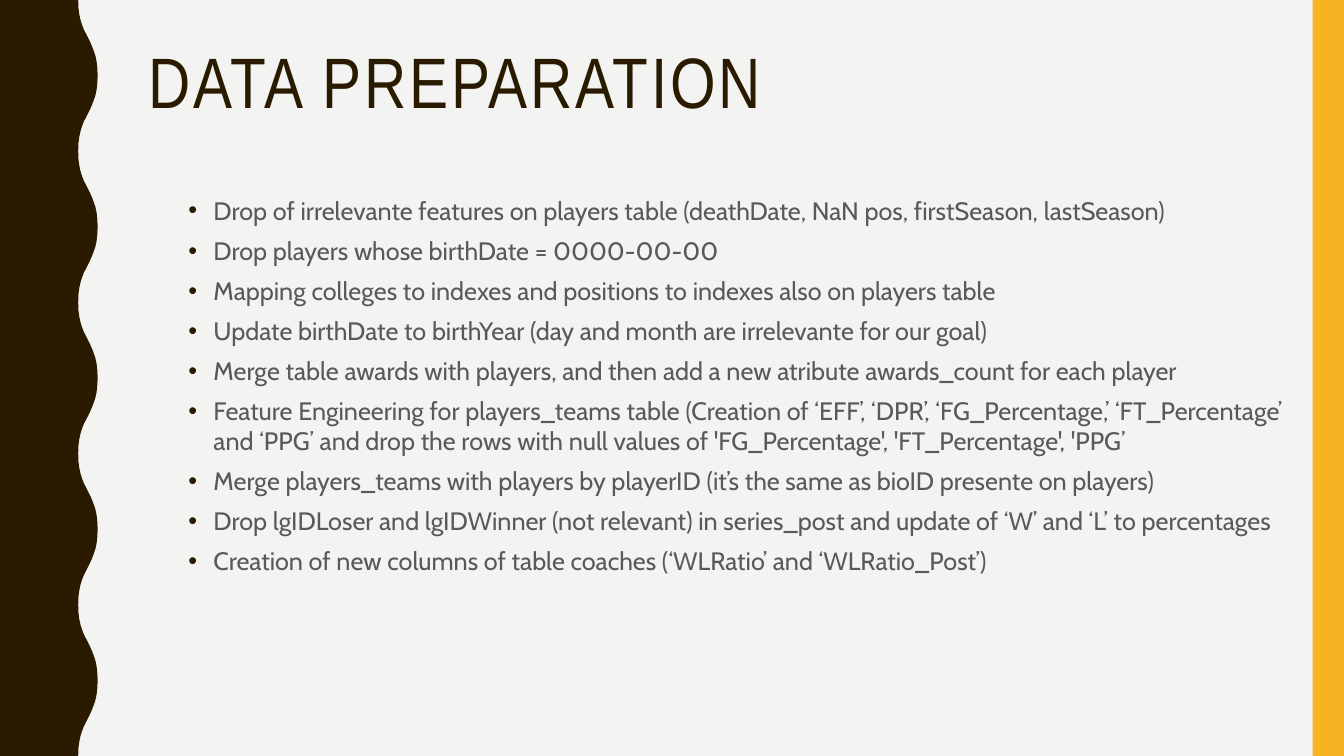
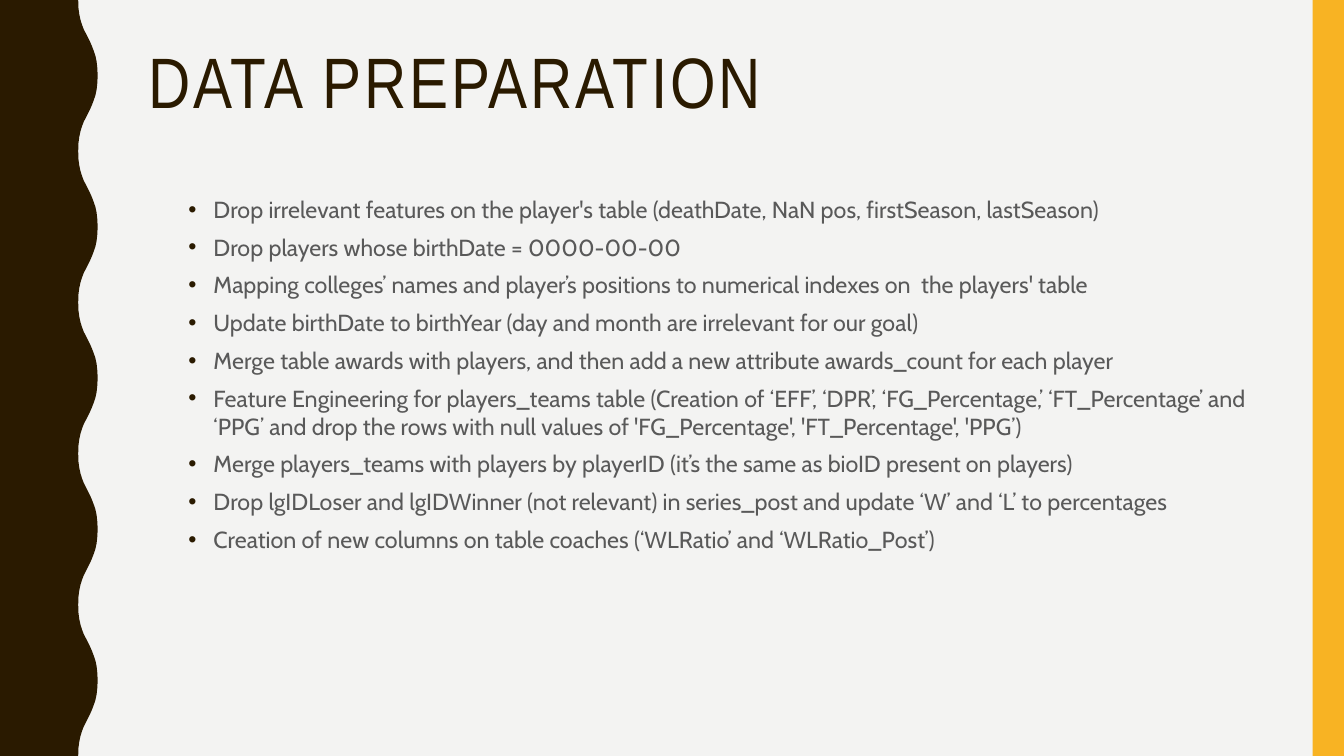
Before and after one commit to afs202005277/AC, a slide deck: slide 6 of ppt projeto.pptx. Drawn at 1344x756 pixels with LibreOffice and Linux fonts; fonts in the diff are those of the drawing. Boxes give left, top, right and bottom in pixels: in the first picture for what was removed or moved away, otherwise in the second. Text is boxed around its words. In the diff, an @@ line names an element or a change of style, - is before the commit and + after.

Commit message:
changes to ppt

```diff
--- a/ppt projeto.pptx
+++ b/ppt projeto.pptx
@@ text at (213, 200, 1099, 224): text changed; size 18 to 16.6 pt @@
-• Drop of irrelevante features on players table (deathDate, NaN pos, firstSeason, lastSeason)
+• Drop irrelevant features on the player's table (deathDate, NaN pos, firstSeason, lastSeason)
@@ text at (213, 238, 681, 262): size 18 to 16.6 pt in "Drop players whose birthDate = 0000-00-00" @@
@@ text at (213, 275, 1245, 551): text changed; size 18 to 16.6 pt @@
-• Mapping colleges to indexes and positions to indexes also on players table
-• Update birthDate to birthYear (day and month are irrelevante for our goal)
-• Merge table awards with players, and then add a new atribute awards_count for each player
-• Feature Engineering for players_teams table (Creation of ‘EFF’, ‘DPR’, ‘FG_Percentage,’ ‘FT_Percentage’ and ‘PPG’ and drop the rows with null values of 'FG_Percentage', 'FT_Percentage', 'PPG’
-• Merge players_teams with players by playerID (it’s the same as bioID presente on players)
-• Drop lgIDLoser and lgIDWinner (not relevant) in series_post and update of ‘W’ and ‘L’ to percentages
-• Creation of new columns of table coaches (‘WLRatio’ and ‘WLRatio_Post’)
+• Mapping colleges’ names and player’s positions to numerical indexes on the players' table
+• Update birthDate to birthYear (day and month are irrelevant for our goal)
+• Merge table awards with players, and then add a new attribute awards_count for each player
+• Feature Engineering for players_teams table (Creation of ‘EFF’, ‘DPR’, ‘FG_Percentage,’ ‘FT_Percentage’ and ‘PPG’ and drop the rows with null values of 'FG_Percentage', 'FT_Percentage', 'PPG’)
+• Merge players_teams with players by playerID (it’s the same as bioID present on players)
+• Drop lgIDLoser and lgIDWinner (not relevant) in series_post and update ‘W’ and ‘L’ to percentages
+• Creation of new columns on table coaches (‘WLRatio’ and ‘WLRatio_Post’)
```
Also in this commit, not shown: 5 other slides changed, 1 slide added, 1 slide removed.
